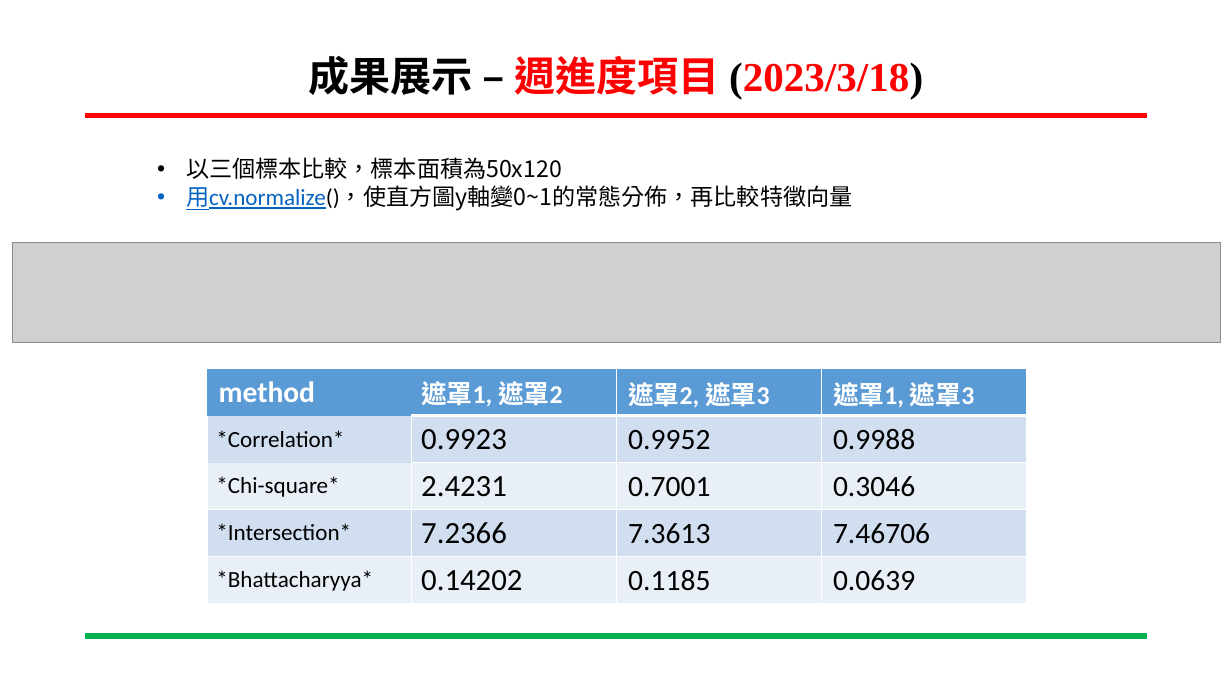
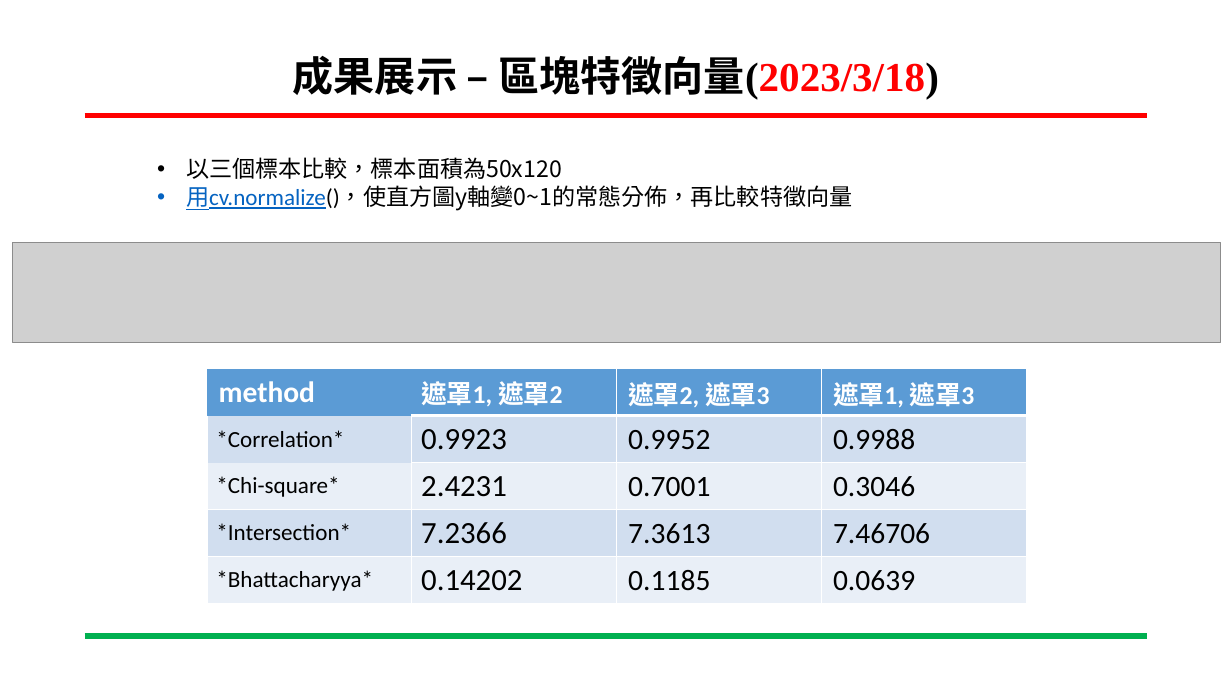
Before and after one commit to ing0331/111-2_Embedded-Image-Processing, a slide deck: slide 9 of HW2/LBP_HW2.pptx. Drawn at 1232x693 pixels with LibreOffice and Linux fonts; fonts in the diff are those of the drawing; grey boxes stand for pictures; background and template pictures are left out. Boxes give left, top, right and bottom in pixels: in the first picture for what was removed or moved away, otherwise in the second. Text is boxed around its words. In the diff, an @@ line names an element or a change of style, - is before the commit and + after.

```diff
--- a/HW2/LBP_HW2.pptx
+++ b/HW2/LBP_HW2.pptx
@@ title at (293, 56, 939, 100): text changed; text colour #FF0000 to #000000 @@
-成果展示 – 週進度項目 (2023/3/18)
+成果展示 – 區塊特徵向量(2023/3/18)
```
Also in this commit, not shown: 4 other slides changed.
